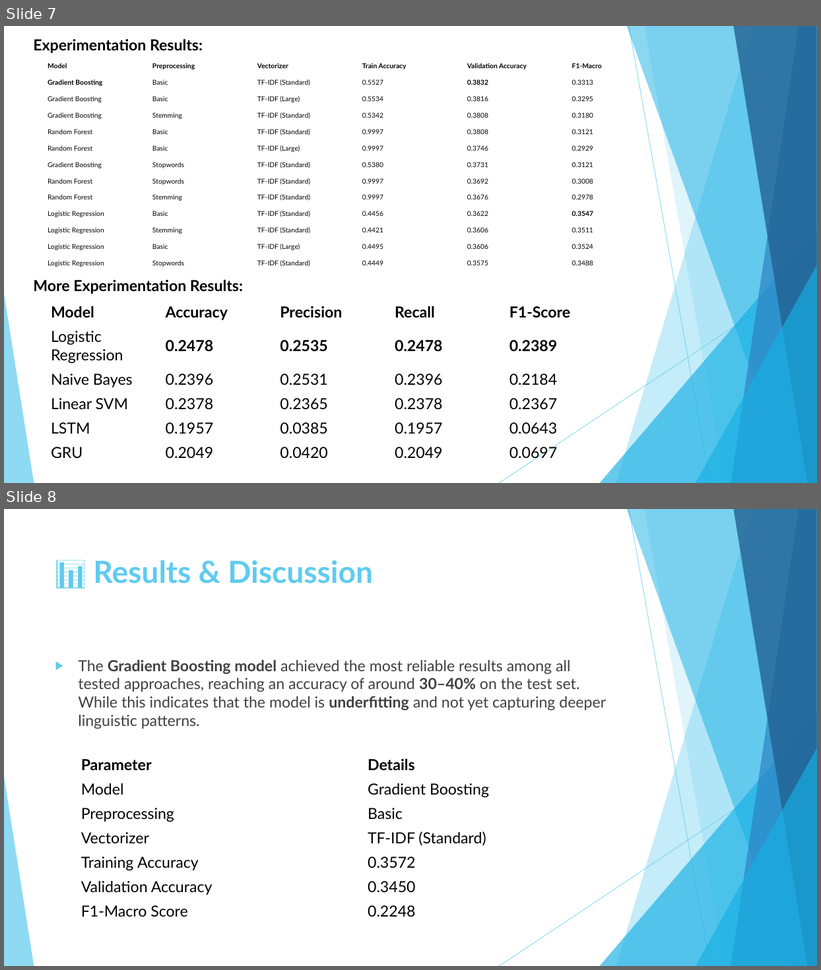
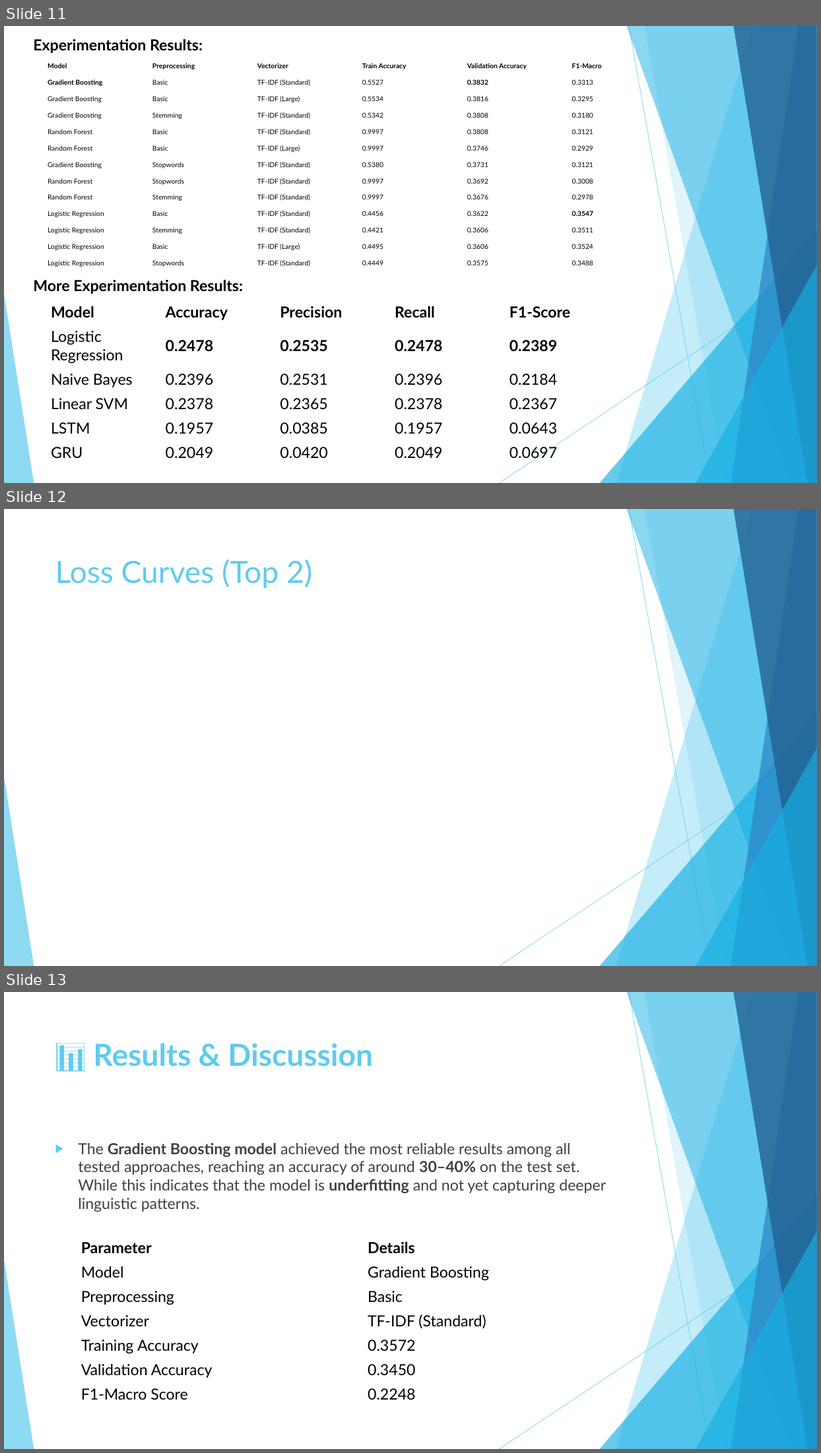
Before and after one commit to MohammedRaghib/Capstone-Project-ML2, a slide deck: Imposter.pptx. Shown one above the other, each under a label of ours: slides 7 and 8 before the commit, slides 11, 12 and 13 after it. The pictures are 821x970 and 821x1453 pixels, drawn with LibreOffice and Linux fonts; fonts in the diff are those of the drawing. Boxes give left, top, right and bottom in pixels: in the first picture for what was removed or moved away, otherwise in the second. Text is boxed around its words. In the diff, an @@ line names an element or a change of style, - is before the commit and + after.

```diff
--- a/Imposter.pptx
+++ b/Imposter.pptx
@@ slide 12 added at box(4, 509, 817, 966), background #FFFFFF; not listed: 10 template elements that a slide beside it also shows @@
@@ title added at box(55, 559, 312, 588), 36 pt, text #5FCBEF @@
+Loss Curves (Top 2)
@@ what was slide 7 is now slide 11 @@
@@ what was slide 8 is now slide 13 @@
```
Also in this commit, not shown: 5 other slides added, 1 slide removed.
